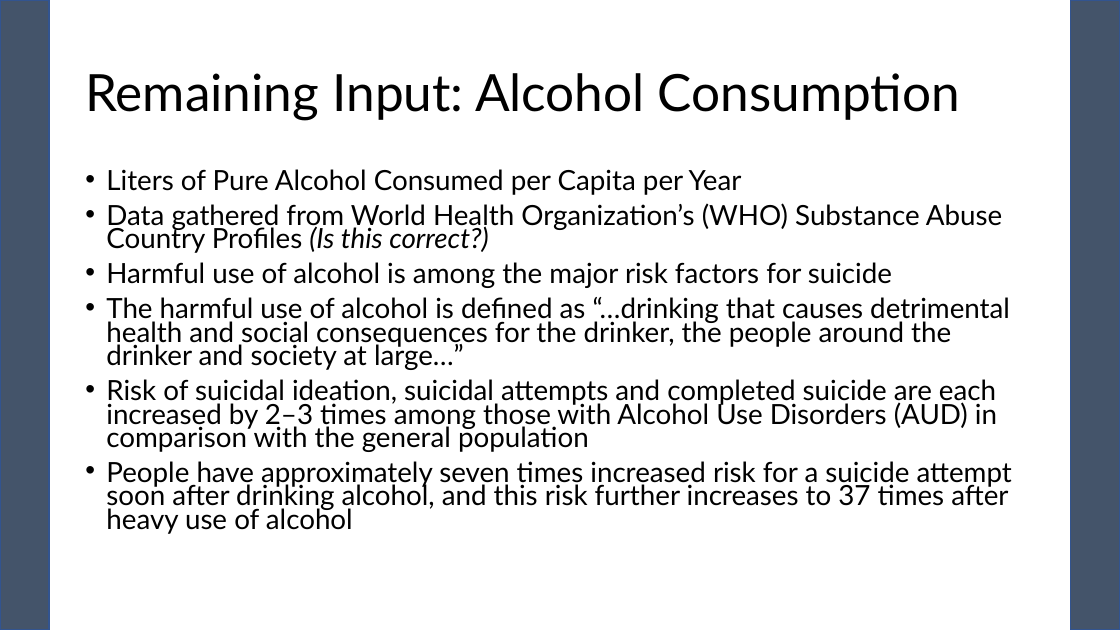
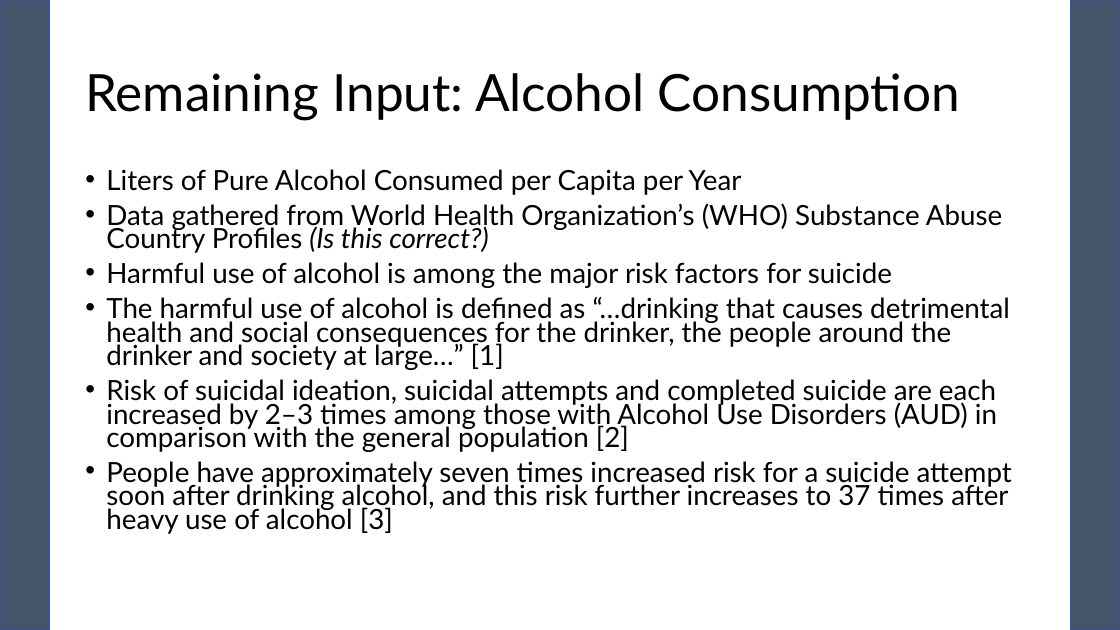
Before and after one commit to pewilliams/regression-mei-team-proj, a slide deck: slide 15 of presentation/Team-25_Sam.pptx (slide 12 before the commit). Drawn at 1120x630 pixels with LibreOffice and Linux fonts; fonts in the diff are those of the drawing. Boxes give left, top, right and bottom in pixels: in the first picture for what was removed or moved away, otherwise in the second. Text is boxed around its words. In the diff, an @@ line names an element or a change of style, - is before the commit and + after.

```diff
--- a/presentation/Team-25_Sam.pptx
+++ b/presentation/Team-25_Sam.pptx
@@ text at box(106, 297, 1012, 534): text changed @@
-• The harmful use of alcohol is defined as “…drinking that causes detrimental health and social consequences for the drinker, the people around the drinker and society at large…”
-• Risk of suicidal ideation, suicidal attempts and completed suicide are each increased by 2–3 times among those with Alcohol Use Disorders (AUD) in comparison with the general population
-• People have approximately seven times increased risk for a suicide attempt soon after drinking alcohol, and this risk further increases to 37 times after heavy use of alcohol
+• The harmful use of alcohol is defined as “…drinking that causes detrimental health and social consequences for the drinker, the people around the drinker and society at large…” [1]
+• Risk of suicidal ideation, suicidal attempts and completed suicide are each increased by 2–3 times among those with Alcohol Use Disorders (AUD) in comparison with the general population [2]
+• People have approximately seven times increased risk for a suicide attempt soon after drinking alcohol, and this risk further increases to 37 times after heavy use of alcohol [3]
```
Also in this commit, not shown: 3 other slides changed, 4 slides added, 1 other file.
